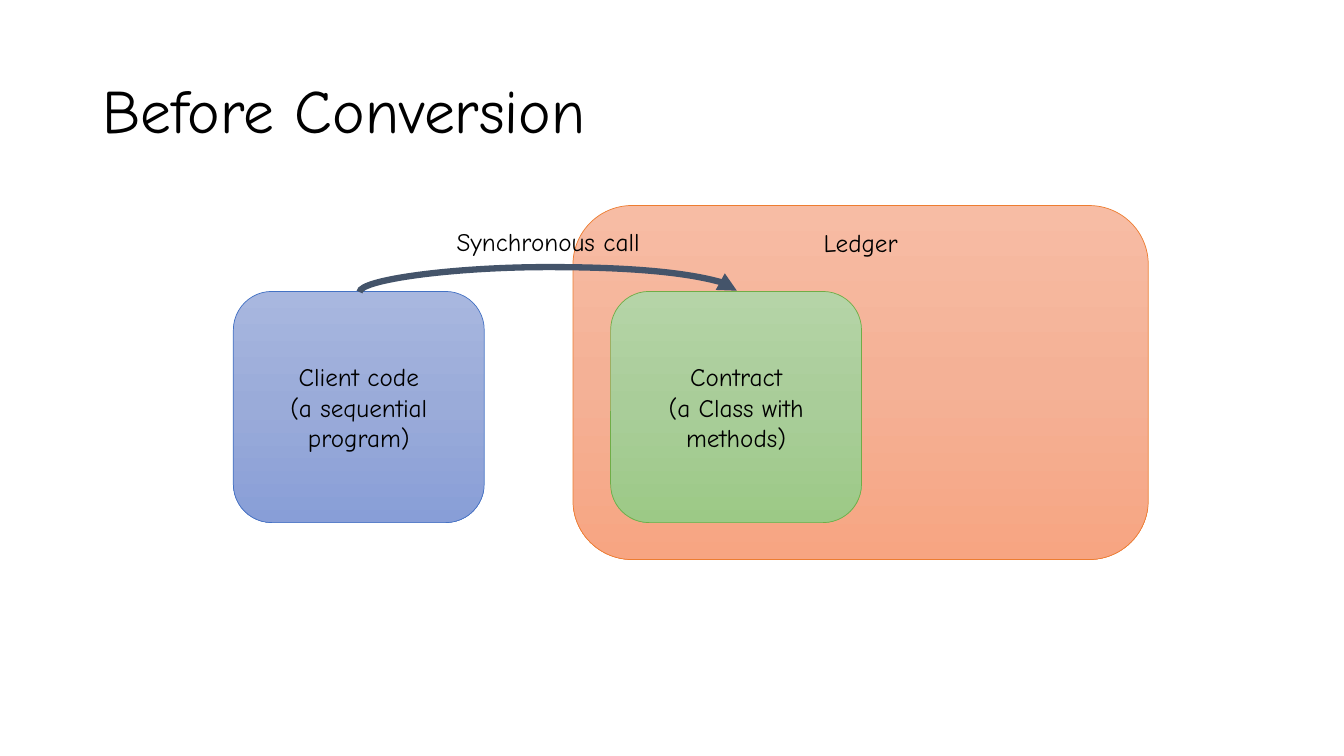
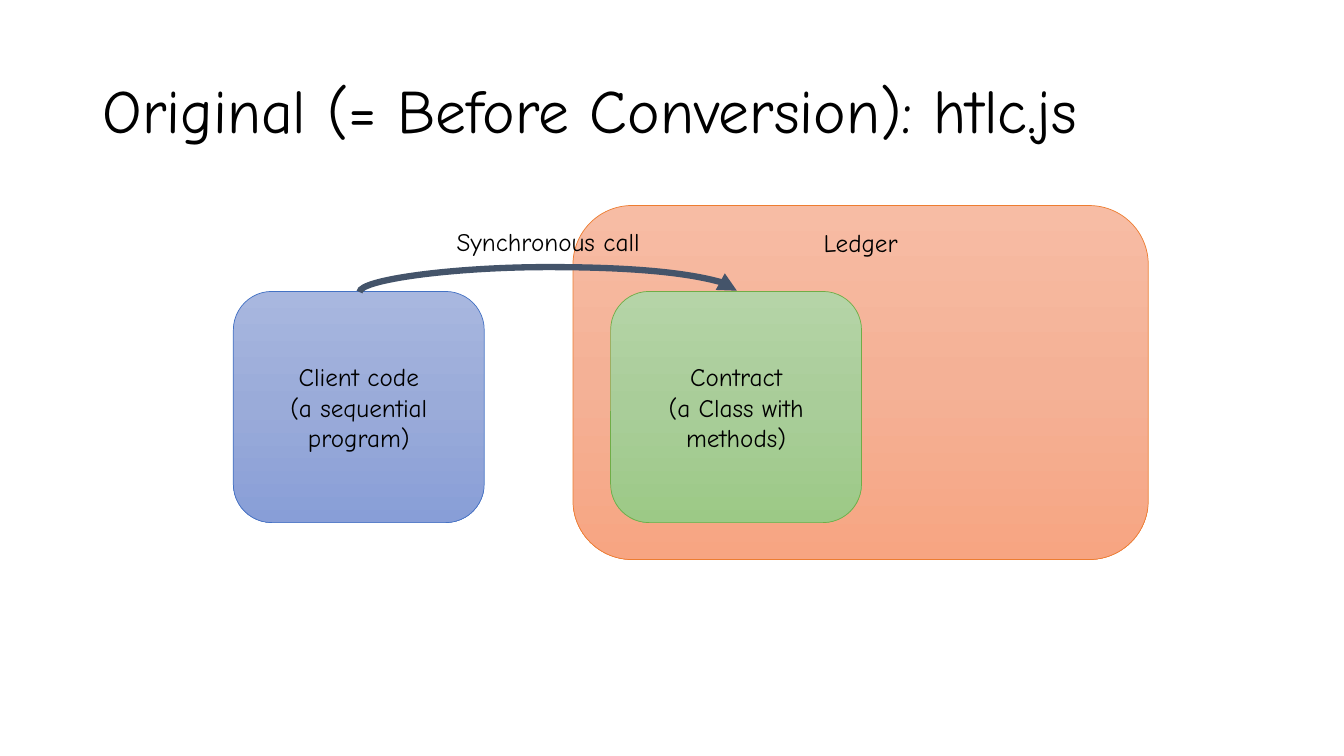
Before and after one commit to shinsa82/hashed-timelock-contract-ethereum, a slide deck: slide 2 of docs/figures.pptx. Drawn at 1344x756 pixels with LibreOffice and Linux fonts; fonts in the diff are those of the drawing. Boxes give left, top, right and bottom in pixels: in the first picture for what was removed or moved away, otherwise in the second. Text is boxed around its words. In the diff, an @@ line names an element or a change of style, - is before the commit and + after.

```diff
--- a/docs/figures.pptx
+++ b/docs/figures.pptx
@@ title at box(102, 84, 1076, 145): text changed @@
-Before Conversion
+Original (= Before Conversion): htlc.js
```
Also in this commit, not shown: 1 other slide changed, 1 slide added, 3 other files.
